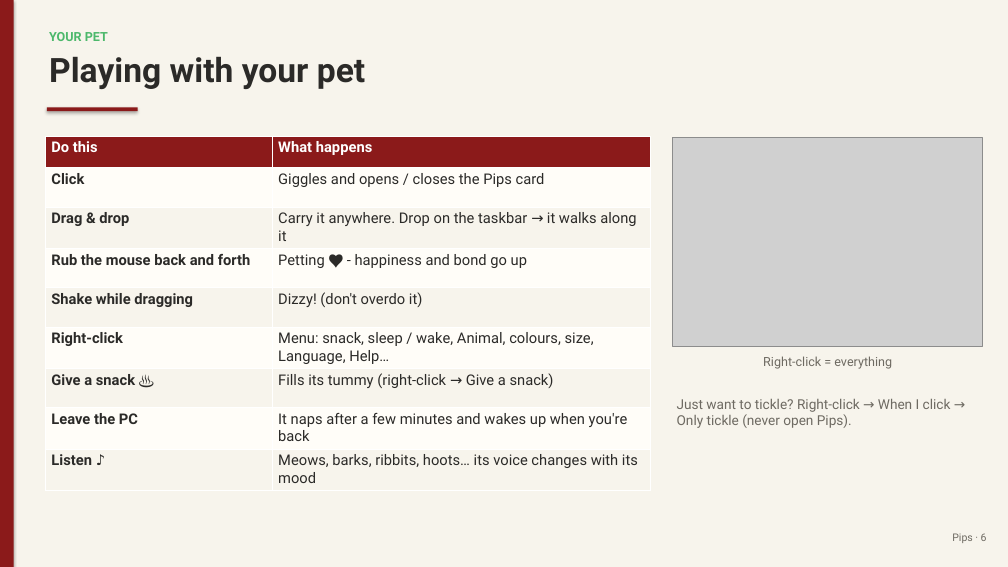
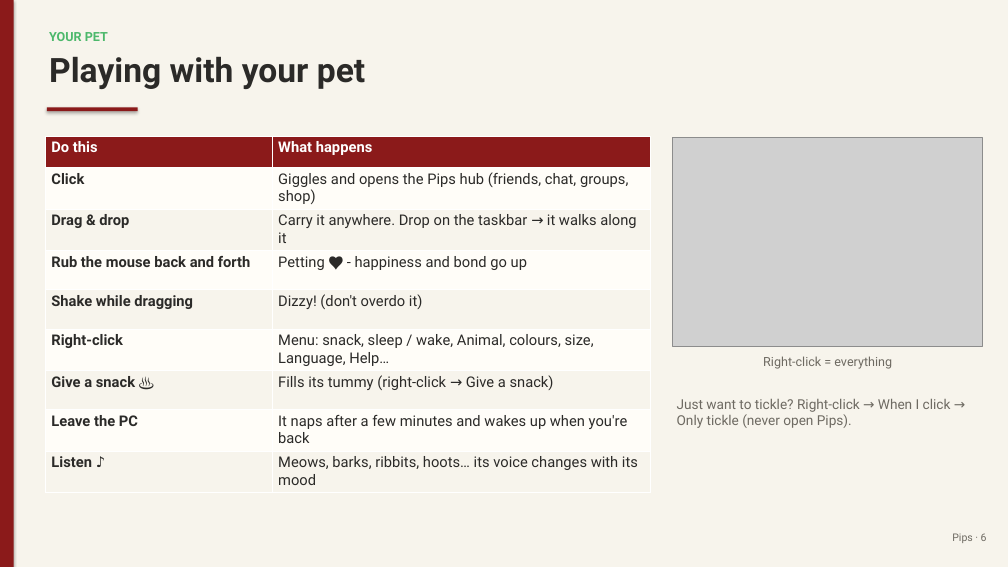
Before and after one commit to juw12/projects, a slide deck: slide 6 of apps/pips/web/download/Pips-Guide.pptx. Drawn at 1008x567 pixels with LibreOffice and Linux fonts; fonts in the diff are those of the drawing; grey boxes stand for pictures. Boxes give left, top, right and bottom in pixels: in the first picture for what was removed or moved away, otherwise in the second. Text is boxed around its words. In the diff, an @@ line names an element or a change of style, - is before the commit and + after.

Commit message:
pips 2.5.0: Shop, coins, props & moves

```diff
--- a/apps/pips/web/download/Pips-Guide.pptx
+++ b/apps/pips/web/download/Pips-Guide.pptx
@@ table at bbox=[45, 136, 650, 489] @@
-row 2, column 2: Giggles and opens / closes the Pips card
+row 2, column 2: Giggles and opens the Pips hub (friends, chat, groups, shop)
```
Also in this commit, not shown: 10 other slides changed, 2 slides added, 1 slide removed, 11 other files.
